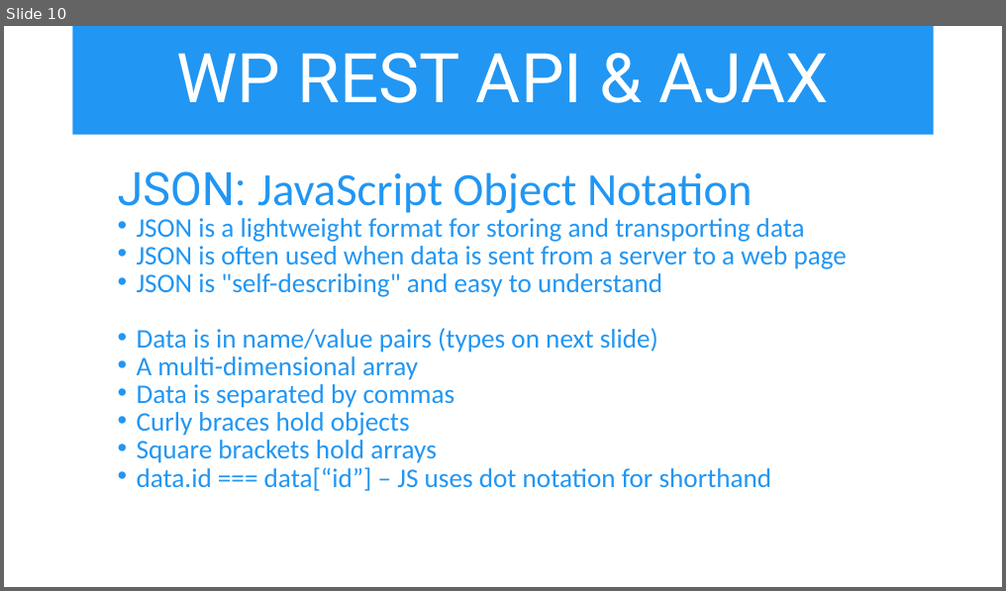
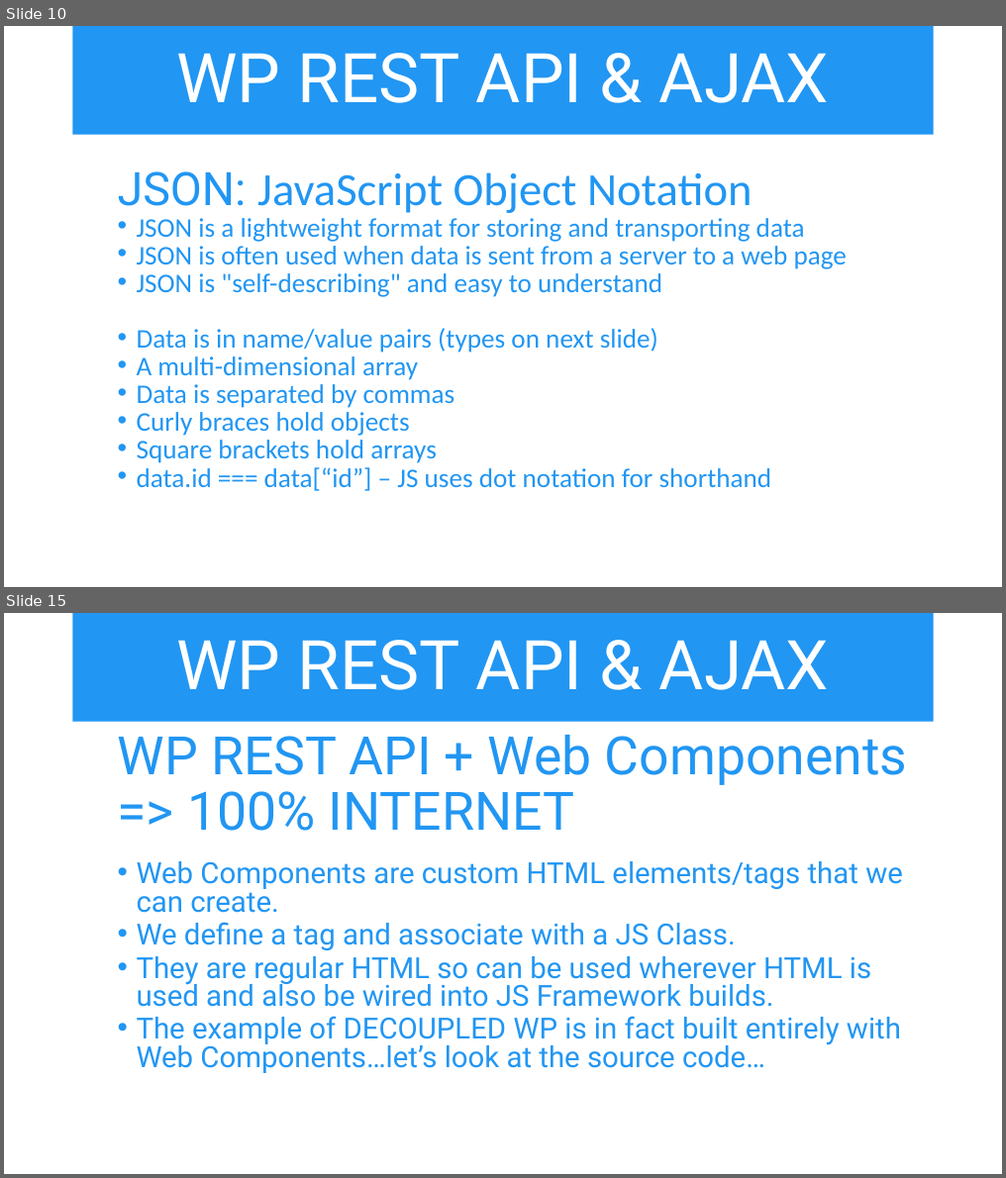
Before and after one commit to iwswordpress/rest, a slide deck: rest-api-workshop.pptx. Shown one above the other, each under a label of ours: slide 10 before the commit, slides 10 and 15 after it; the slides between them are not shown. The pictures are 1006x591 and 1006x1178 pixels, drawn with LibreOffice and Linux fonts; fonts in the diff are those of the drawing. Boxes give left, top, right and bottom in pixels: in the first picture for what was removed or moved away, otherwise in the second. Text is boxed around its words. In the diff, an @@ line names an element or a change of style, - is before the commit and + after.

Commit message:
ADD WP-HTML to slides

```diff
--- a/rest-api-workshop.pptx
+++ b/rest-api-workshop.pptx
@@ slide 15 added at (4,613,1002,1174), background #FFFFFF @@
@@ title added at (73,613,934,722), fill #2196F3, 66 pt, text #FFFFFF @@
+WP REST API & AJAX
@@ text added at (118,735,907,1073), 28 pt, text #2196F3 @@
+  WP REST API + Web Components
+  => 100% INTERNET
+  • Web Components are custom HTML elements/tags that we can create.
+  • We define a tag and associate with a JS Class.
+  • They are regular HTML so can be used wherever HTML is used and also be wired into JS Framework builds.
+  • The example of DECOUPLED WP is in fact built entirely with Web Components…let’s look at the source code…
```
Also in this commit, not shown: 2 slides changed, 5 other slides added, 2 other files.
